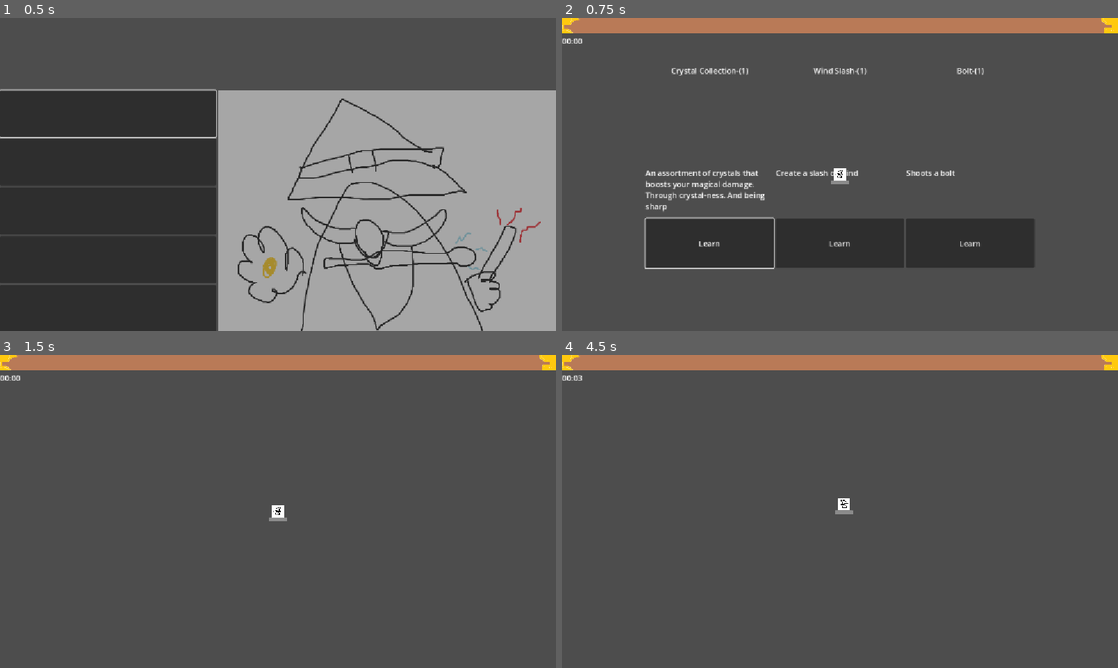
Above: before the commit, frames 1-4 (two rows, left to right).
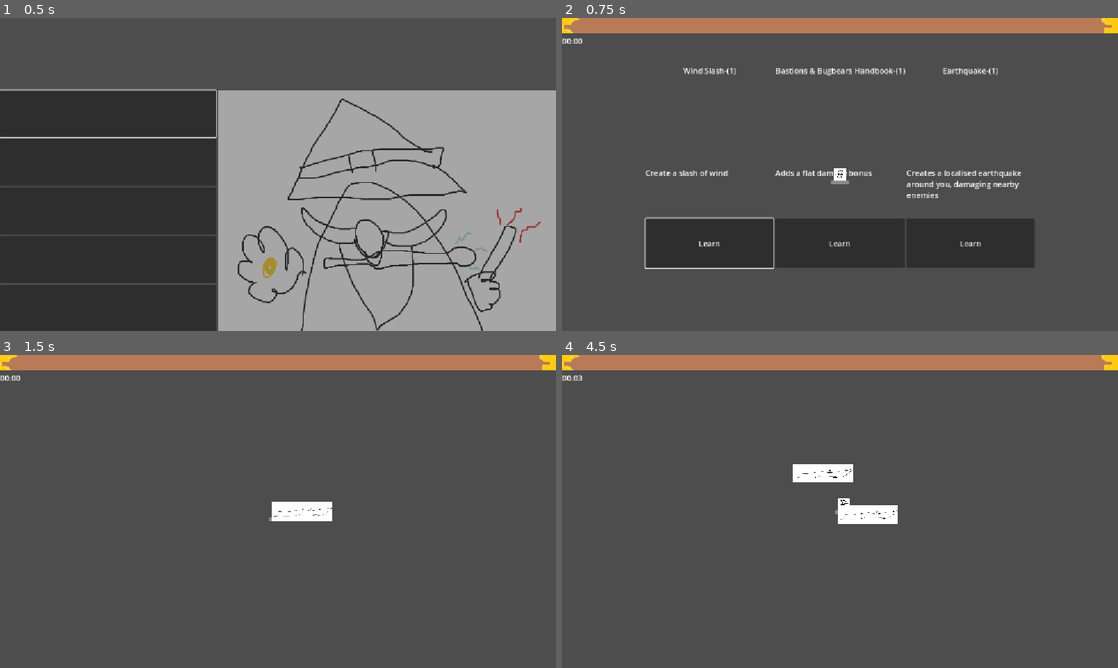
Above: after the commit, the same moments.

Repository: flowerFawn/XP-Based-Leveling
Game: Godot game, scene res://scenes/menu/main_menu.tscn
Two runs of this game, one before a commit and one after it. Both use one fixed random seed, a clock stepped at 60 frames per second and the inputs below. The engine's default icon, where the game draws it, is replaced by a stand-in: a white triangle on a blue panel in a dark square. Sound files missing from this copy of the repository are replaced by a short silence.
Inputs (mouse positions are in pixels of both pictures, inside the frame that each line leads up to):
- Up to frame 1 (0.5 s): no input
- Up to frame 2 (0.75 s): click (667, 115) at 0.5 s
- Up to frame 3 (1.5 s): click "Learn" at 1.25 s
- Up to frame 4 (4.5 s): tap Enter at 2 s; hold D (player_right) 2.03-2.78 s; hold S (player_down) 2.78-3.53 s; hold D (player_right) 3.53-4.28 s; hold W (player_up) from 4.28 s (still down)

Frame 1 is identical in both runs. In frame 2, 2.1% of the frame differs, in the area x 14-83%, y 15-81%; in frame 3, 0.6%; in frame 4, 1.2%.

Commit message:
magic items are sorted by application order
also fixed bug wherein magic item upgrades would not remove the previous iteration

Diff:
--- /dev/null
+++ b/resources/magic_items/bnb_handbook_1.tres
@@ -0,0 +1,11 @@
+[gd_resource type="Resource" script_class="MIBastionsAndBugbearsHandbook" load_steps=3 format=3 uid="uid://buu4u5w3e3yf3"]
+
+[ext_resource type="Resource" uid="uid://jty3ynw153f3" path="res://resources/magic_items/bnb_handbook_2.tres" id="1_41agf"]
+[ext_resource type="Script" uid="uid://65wm4f0srytb" path="res://scripts/resources/inherited resources/magic items/usable/bastions_and_bugbears_handbook.gd" id="1_vxiqq"]
+
+[resource]
+script = ExtResource("1_vxiqq")
+flat_damage_boost = 1
+application_order = 10
+next_upgrade = ExtResource("1_41agf")
+metadata/_custom_type_script = "uid://65wm4f0srytb"
--- /dev/null
+++ b/resources/magic_items/bnb_handbook_2.tres
@@ -0,0 +1,12 @@
+[gd_resource type="Resource" script_class="MIBastionsAndBugbearsHandbook" load_steps=3 format=3 uid="uid://jty3ynw153f3"]
+
+[ext_resource type="Resource" uid="uid://be2k6nn0fshr1" path="res://resources/magic_items/bnb_handbook_3.tres" id="1_aroew"]
+[ext_resource type="Script" uid="uid://65wm4f0srytb" path="res://scripts/resources/inherited resources/magic items/usable/bastions_and_bugbears_handbook.gd" id="1_r4dm3"]
+
+[resource]
+script = ExtResource("1_r4dm3")
+flat_damage_boost = 2
+application_order = 10
+level = 2
+next_upgrade = ExtResource("1_aroew")
+metadata/_custom_type_script = "uid://65wm4f0srytb"
--- /dev/null
+++ b/resources/magic_items/bnb_handbook_3.tres
@@ -0,0 +1,10 @@
+[gd_resource type="Resource" script_class="MIBastionsAndBugbearsHandbook" load_steps=2 format=3 uid="uid://be2k6nn0fshr1"]
+
+[ext_resource type="Script" uid="uid://65wm4f0srytb" path="res://scripts/resources/inherited resources/magic items/usable/bastions_and_bugbears_handbook.gd" id="1_b8awd"]
+
+[resource]
+script = ExtResource("1_b8awd")
+flat_damage_boost = 3
+application_order = 10
+level = 3
+metadata/_custom_type_script = "uid://65wm4f0srytb"
--- a/scripts/autoloads/spell_shop.gd
+++ b/scripts/autoloads/spell_shop.gd
@@ -7,18 +7,19 @@
 		GameInfo.game_ui.xp_progress.value = spell_xp
 		if spell_xp >= next_required_xp:
 			spell_xp -= next_required_xp
-			next_required_xp *= 2
+			next_required_xp *= 0.9
 			GameInfo.player_level += 1
 			call_deferred(&"award_ability_option")
 			GameInfo.game_ui.xp_progress.value = spell_xp
 			GameInfo.game_ui.xp_progress.max_value = next_required_xp
-var next_required_xp:float = 10
+var next_required_xp:float = 2
 var current_ability_pool:Array[Ability] = [load("uid://7vmgb80p33sl"),
 load("uid://ciomfgvjduepp"),
 load("uid://dh4308dsgb1xc"),
 load("uid://bb3wur6d4qxcf"),
 load("uid://fdx6pmmkh50r"),
-load("uid://cnpu8eq5ibo8b")]
+load("uid://cnpu8eq5ibo8b"),
+load("uid://buu4u5w3e3yf3")]
 
 #Not used outside of testing
 #func award_random_spell() -> void:
--- a/scripts/character.gd
+++ b/scripts/character.gd
@@ -105,19 +105,27 @@
 func add_magic_item(magic_item:MagicItem) -> void:
 	if magic_item.level > 1:
 		for old_magic_item:MagicItem in magic_items:
-			if old_magic_item.next_upgrade == old_magic_item:
+			if old_magic_item.next_upgrade == magic_item:
 				remove_magic_item(old_magic_item)
 				break
 	start_magic_item(magic_item)
 
 func remove_magic_item(magic_item:MagicItem) -> void:
+	print("yup")
 	if not magic_item in magic_items:
 		print("Magic item not already there!")
 		return
 	magic_items.erase(magic_item)
 
 func start_magic_item(magic_item:MagicItem) -> void:
-	magic_items.append(magic_item)
+	var n:int = 0
+	for existing_magic_item in magic_items:
+		if existing_magic_item.application_order > magic_item.application_order:
+			break
+		else:
+			n += 1
+	magic_items.insert(n ,magic_item)
+
 
 
 #endregion
--- a/scripts/resources/base resources/magic_item.gd
+++ b/scripts/resources/base resources/magic_item.gd
@@ -7,3 +7,5 @@
 ##They should take a single value, if to be used in run_through_magic_items
 ##affect_incoming_damage(prior_damage:float) -> float: - affects damage done to the player
 ##affect_outgoing_damage(prior_damage:float -> float: - affects damage outgoing from a spell or projectile
+
+@export var application_order:int = 1
--- /dev/null
+++ b/scripts/resources/inherited resources/magic items/usable/bastions_and_bugbears_handbook.gd
@@ -0,0 +1,10 @@
+extends MagicItem
+class_name MIBastionsAndBugbearsHandbook
+@export var flat_damage_boost:int
+
+func _init() -> void:
+	base_description = "Adds a flat damage bonus"
+	ability_name = "Bastions & Bugbears Handbook"
+
+func affect_outgoing_damage(prior_damage:float) -> float:
+	return prior_damage + flat_damage_boost
Not shown, added: scripts/resources/inherited resources/magic items/usable/bastions_and_bugbears_handbook.gd.uid
